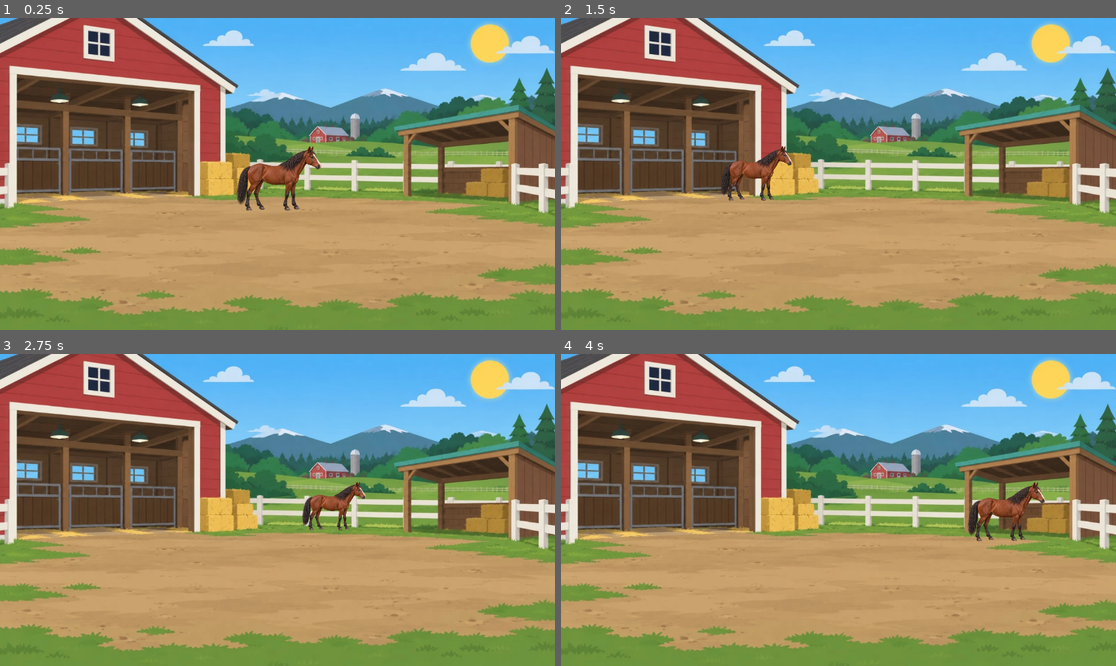
Above: before the commit, frames 1-4 (two rows, left to right).
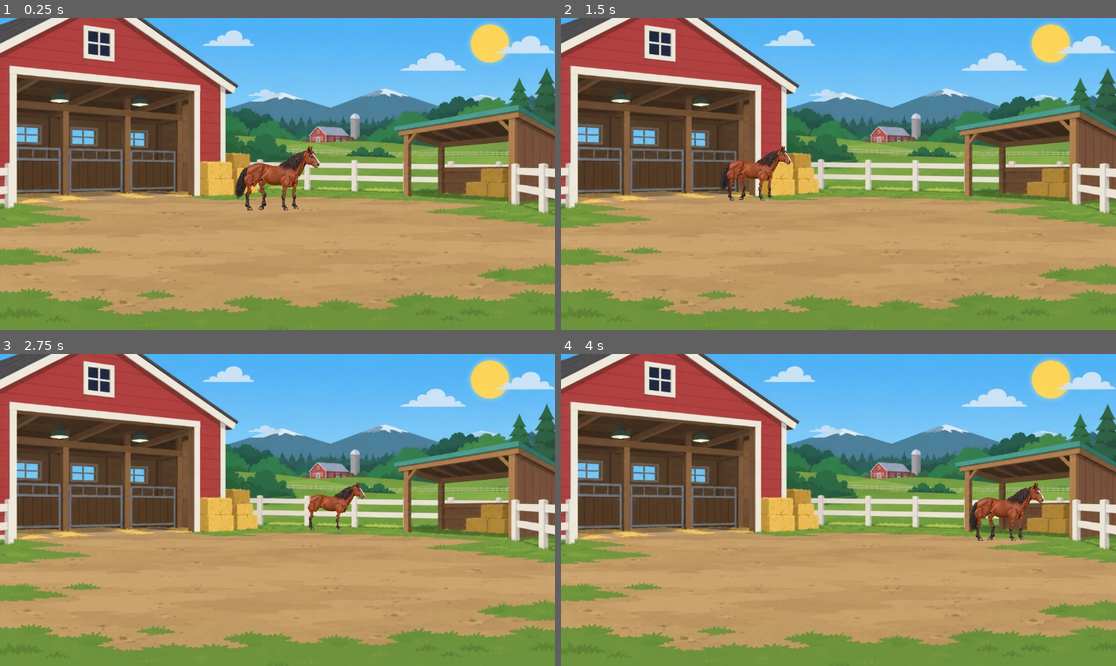
Above: after the commit, the same moments.

Repository: marceldubrig-hash/Pferd-und-Steve
Game: Godot game, scene res://scenes/main.tscn
Same seed, same stepped clock (60 frames per second), same inputs: the game is played once before the commit and once after it.
Inputs (mouse positions are in pixels of both pictures, inside the frame that each line leads up to):
- Up to frame 1 (0.25 s): no input
- Up to frame 2 (1.5 s): move the mouse to (960, 158) at 0.52 s; click (960, 158) at 0.67 s; tap Enter at 1.25 s; drag from (727, 189) to (810, 236) at 1.27 s
- Up to frame 3 (2.75 s): move the mouse to (333, 441) at 2.02 s; click (333, 441) at 2.17 s
- Up to frame 4 (4 s): tap Space at 2.75 s; drag from (810, 572) to (672, 463) at 2.77 s; move the mouse to (1005, 556) at 3.52 s; click (1005, 556) at 3.67 s

The runs differ from the first frame. In frame 1, 0.7% of the frame differs, in the area x 42-58%, y 40-62%; in frame 2, 0.4%; in frame 3, 0.4%; in frame 4, 0.6%.

Commit message:
Replace farm master horse with cutout rig

Diff:
--- a/scenes/main.tscn
+++ b/scenes/main.tscn
@@ -11,10 +11,7 @@
 
 [node name="HorseRoot" type="Node2D" parent="."]
 
-[node name="HorseMaster" type="Sprite2D" parent="HorseRoot"]
-
 [node name="HorseVisual" type="Node2D" parent="HorseRoot"]
-visible = false
 
 [node name="RigSpace" type="Node2D" parent="HorseRoot/HorseVisual"]
 scale = Vector2(0.701686, 0.701686)
--- a/scripts/main.gd
+++ b/scripts/main.gd
@@ -2,7 +2,6 @@
 
 const FARM_DAY := "res://assets/backgrounds/farm_day_v01.png"
 const FARM_NIGHT := "res://assets/backgrounds/farm_night_v01.png"
-const HORSE_MASTER := "res://assets/horse/horse_master_standing_v01.png"
 
 # Perspective model:
 # A pinhole camera projects apparent size proportional to 1 / distance.
@@ -26,7 +25,10 @@
 # Canon master alpha calibration, expressed as fractions so it stays correct
 # if the runtime source is resized. Original canonical source: 1448 x 1086.
 const HORSE_VISIBLE_HEIGHT_TEXTURE_RATIO := 1039.0 / 1086.0
-const HORSE_FOOT_ANCHOR_TEXTURE_RATIO := 1055.0 / 1086.0
+# Freeze the exact pre-integration runtime calibration denominator. The cutout
+# is mapped into this height by RigSpace, so the 1/Z perspective itself is unchanged.
+const HORSE_MASTER_RUNTIME_HEIGHT_PX := 768.0
+const HORSE_VISIBLE_SOURCE_HEIGHT_PX := HORSE_MASTER_RUNTIME_HEIGHT_PX * HORSE_VISIBLE_HEIGHT_TEXTURE_RATIO
 
 # Calibrated obstacle-aware rear ground edge.
 # The user's selected 1536x1384 screenshots show:
@@ -48,7 +50,6 @@
 
 @onready var background: Sprite2D = $Background
 @onready var horse_root: Node2D = $HorseRoot
-@onready var horse_master: Sprite2D = $HorseRoot/HorseMaster
 @onready var horse_visual: Node2D = $HorseRoot/HorseVisual
 
 var is_night := false
@@ -63,8 +64,6 @@
 func _ready() -> void:
 	get_viewport().size_changed.connect(_layout_scene)
 	_load_texture_if_available(background, FARM_DAY)
-	_load_texture_if_available(horse_master, HORSE_MASTER)
-	_configure_horse_foot_anchor()
 	_layout_scene()
 	_apply_perspective()
 
@@ -101,22 +100,6 @@
 		push_warning("Runtime-Asset fehlt: %s" % path)
 
 
-func _configure_horse_foot_anchor() -> void:
-	if horse_master.texture == null:
-		return
-
-	var texture_size := horse_master.texture.get_size()
-	var foot_y := texture_size.y * HORSE_FOOT_ANCHOR_TEXTURE_RATIO
-
-	# Keep the visual centered horizontally, but move its pivot vertically
-	# from the image centre to the actual hoof/ground contact.
-	horse_master.centered = true
-	horse_master.position = Vector2.ZERO
-	horse_master.offset = Vector2(
-		0.0,
-		texture_size.y * 0.5 - foot_y
-	)
-
 
 func show_day() -> void:
 	is_night = false
@@ -132,9 +115,7 @@
 
 func set_horse_facing_right(facing_right: bool) -> void:
 	# Canon: RIGHT = Original, LEFT = horizontal gespiegelt.
-	# During the parallel-integration stage the visible master stays in sync,
-	# while the complete cutout is mirrored only once at its outer visual container.
-	horse_master.flip_h = not facing_right
+	# Mirror the complete cutout once at its outer visual container.
 	horse_visual.scale = Vector2(1.0 if facing_right else -1.0, 1.0)
 
 
@@ -289,15 +270,8 @@
 		HORSE_WORLD_HEIGHT_M / CAMERA_HEIGHT_M
 	) * maxf(foot_delta_from_horizon, 0.001)
 
-	var visible_source_height := 1.0
-	if horse_master.texture != null:
-		visible_source_height = maxf(
-			horse_master.texture.get_height() * HORSE_VISIBLE_HEIGHT_TEXTURE_RATIO,
-			1.0
-		)
-
 	var target_horse_height_px := size.y * projected_horse_height_ratio
-	var visual_scale := target_horse_height_px / visible_source_height
+	var visual_scale := target_horse_height_px / HORSE_VISIBLE_SOURCE_HEIGHT_PX
 
 	horse_root.position = Vector2(
 		size.x * horse_x_ratio,
Not shown, changed: docs/FARM_RIG_INTEGRATION.md
